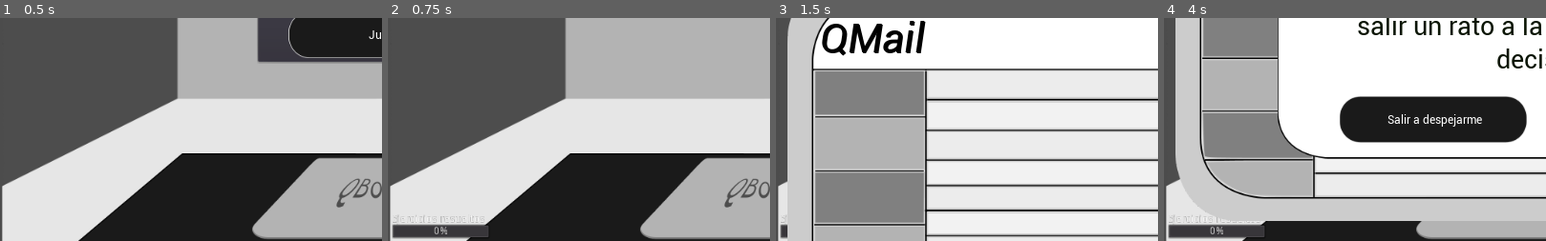
Above: before the commit, frames 1-4 (left to right).
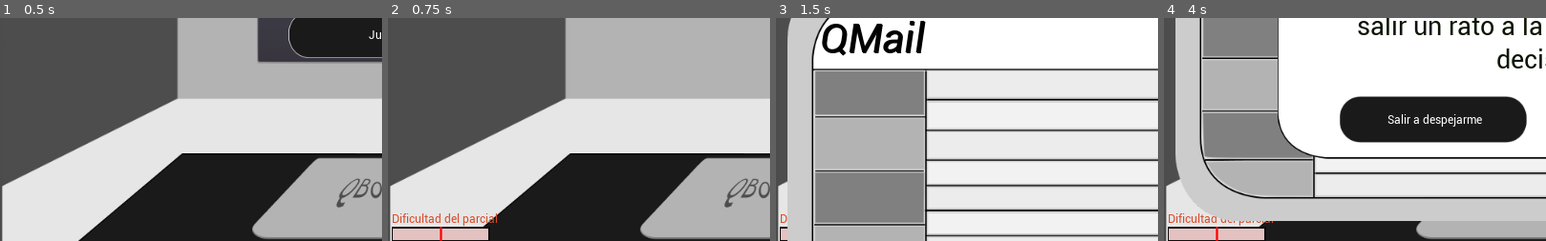
Above: after the commit, the same moments.

Repository: TraumaGames/StudentSimulator-TraumaGames
Game: Godot game, scene res://Main.tscn
Two runs of this game, one before a commit and one after it. Both use one fixed random seed, a clock stepped at 60 frames per second and the inputs below.
Inputs (mouse positions are % of the whole screen's width and height, from its top left):
- Up to frame 1 (0.5 s): no input
- Up to frame 2 (0.75 s): click "Jugar" at 0.5 s
- Up to frame 3 (1.5 s): click (50, 90) at 1.25 s
- Up to frame 4 (4 s): click "Seguir estudiando" at 2 s; hold Right (right) 2.78-3.53 s; tap Enter at 3.5 s; hold Down (down) from 3.53 s (still down)
The pictures show only the part of the screen within x 0-50%, y 50-100%; the shares and areas given below are measured in that part.

Frame 1 is identical in both runs. In frame 2, 2.4% of the frame differs, in the area x 1-29%, y 87-100%; in frame 3, 0.2%; in frame 4, 2.3%.

Commit message:
se pushea una barra  que determina la dificultad del parcial

Diff:
--- a/Entities/Card/Card.gd
+++ b/Entities/Card/Card.gd
@@ -24,13 +24,20 @@
 	buttonAccept.text = textAccept
 	buttonCancel.text = textCancel
 
+func random_int(Min, Max):
+	var value = randi() % (Max - Min + 1) + Min
+	return value
+
+func assoc(value:int):
+	return {3:value}
+
 func _on_Accept_pressed():
 	card_information.accept()
-	_on_select(card_information.stats_accept)
+	_on_select(assoc(random_int(card_information.rand_min_bad,card_information.stats_accept[3])))
 
 func _on_Cancel_pressed():
 	card_information.cancel()
-	_on_select(card_information.stats_cancel)
+	_on_select(assoc(random_int(card_information.rand_min_study,card_information.stats_cancel[3])))
 
 func _on_select(stats_select):
 	self.hide()
--- a/Entities/Card/CardInformation/CardInformation.gd
+++ b/Entities/Card/CardInformation/CardInformation.gd
@@ -12,6 +12,9 @@
 export var upper_stats: Dictionary = {}
 export var lower_stats: Dictionary = {}
 export var tags: Array = []
+export var rand_min_study: int
+export var rand_min_bad: int
+
 var next_card_index = -1
 
 func accept():
--- a/Entities/CardInformationManager/CardInformationManager.tscn
+++ b/Entities/CardInformationManager/CardInformationManager.tscn
@@ -14,13 +14,15 @@
 textAccept = "Salir a despejarme"
 textCancel = "Seguir estudiando"
 stats_accept = {
-3: 0
+3: 20
 }
 stats_cancel = {
-3: 50
+3: 30
 }
 next_card_index_accept = 1
 next_card_index_cancel = 2
+rand_min_study = 10
+rand_min_bad = 5
 
 [node name="CardInformation2" type="Node" parent="."]
 script = ExtResource( 3 )
@@ -28,13 +30,15 @@
 textAccept = "Irse de gira"
 textCancel = "Meterle al estudio"
 stats_accept = {
-3: 0
+3: 19
 }
 stats_cancel = {
-3: 75
+3: 7
 }
 next_card_index_accept = 3
 next_card_index_cancel = 4
+rand_min_study = 5
+rand_min_bad = 10
 
 [node name="CardInformation3" type="Node" parent="."]
 script = ExtResource( 3 )
@@ -42,13 +46,15 @@
 textAccept = "Irse de gira"
 textCancel = "Meterle al estudio"
 stats_accept = {
-3: 0
+3: 19
 }
 stats_cancel = {
-3: 25
+3: 13
 }
 next_card_index_accept = 3
 next_card_index_cancel = 4
+rand_min_study = 5
+rand_min_bad = 10
 
 [node name="CardInformation4" type="Node" parent="."]
 script = ExtResource( 3 )
@@ -57,24 +63,27 @@
 textCancel = "Estudiar hasta desfallecer"
 stats_accept = {
 2: -100,
-3: 0
+3: 23
 }
 stats_cancel = {
-3: 25
+3: 14
 }
 next_card_index_accept = -1
 next_card_index_cancel = -1
+rand_min_study = 7
+rand_min_bad = 12
 
 [node name="CardInformation5" type="Node" parent="."]
 script = ExtResource( 3 )
 text = "Ya practicaste 3 de 4 ejercicios, pero que tus amigos te insisten una vez más, ¿Cuál es tu decisión?"
-textAccept = "Ortivarte"
-textCancel = "Dártela en la pera"
+textAccept = "Dartela en la pera"
+textCancel = "Ortivarte"
 stats_accept = {
-3: 25
+3: 17
 }
 stats_cancel = {
-3: 0
+3: 9
 }
 next_card_index_accept = -1
 next_card_index_cancel = 3
+rand_min_bad = 6
--- a/Entities/MessageManager/MessageManager.gd
+++ b/Entities/MessageManager/MessageManager.gd
@@ -22,7 +22,7 @@
 		card.set_parent(self)
 
 func game_over_message(state):
-	if state["stats"][StatManager.Stats.EXERCISES] == 100:
+	if state["stats"][StatManager.Stats.EXERCISES] < 50:
 		return "easy"
 	else:
 		return "hard"
--- a/Entities/StatBar/StatBar.gd
+++ b/Entities/StatBar/StatBar.gd
@@ -20,7 +20,7 @@
 func _set_value(new_value: float):
 	value = new_value
 	if barName != null:
-		bar.value = value
+	  bar.value = value
 
 func _get_value():
 	return value
--- a/Entities/StatBar/StatBar.tscn
+++ b/Entities/StatBar/StatBar.tscn
@@ -1,6 +1,11 @@
-[gd_scene load_steps=2 format=2]
+[gd_scene load_steps=5 format=2]
 
 [ext_resource path="res://Entities/StatBar/StatBar.gd" type="Script" id=1]
+[ext_resource path="res://assets/fonts/Roboto-Regular.ttf" type="DynamicFontData" id=2]
+[ext_resource path="res://assets/art/line.svg" type="Texture" id=3]
+
+[sub_resource type="DynamicFont" id=1]
+font_data = ExtResource( 2 )
 
 [node name="StatBar" type="Control"]
 margin_right = 132.0
@@ -13,14 +18,36 @@
 [node name="BarName" type="Label" parent="."]
 margin_right = 40.0
 margin_bottom = 14.0
+custom_colors/font_color = Color( 0.85098, 0.290196, 0.160784, 1 )
+custom_fonts/font = SubResource( 1 )
+text = "holaa"
 __meta__ = {
 "_edit_use_anchors_": false
 }
 
 [node name="Bar" type="ProgressBar" parent="."]
-margin_top = 13.0
+margin_top = 20.8353
 margin_right = 132.0
-margin_bottom = 33.0
+margin_bottom = 40.8353
+percent_visible = false
 __meta__ = {
 "_edit_use_anchors_": false
 }
+
+[node name="TextureRect" type="TextureRect" parent="."]
+visible = false
+margin_left = 76.6117
+margin_top = 20.8941
+margin_right = 116.612
+margin_bottom = 60.8941
+texture = ExtResource( 3 )
+__meta__ = {
+"_edit_use_anchors_": false
+}
+
+[node name="TextureRect2" type="TextureRect" parent="."]
+margin_left = 45.8532
+margin_top = 20.7647
+margin_right = 85.8532
+margin_bottom = 60.7647
+texture = ExtResource( 3 )
--- a/Entities/StatBarsManager/StatBarsManager.gd
+++ b/Entities/StatBarsManager/StatBarsManager.gd
@@ -3,7 +3,7 @@
 
 onready var statBars = {
 #	"Salud": $HealthBar,
-	StatManager.Stats.EXERCISES: $ExercisesBar
+	StatManager.Stats.EXERCISES: $HealthBar
 	}
 
 
--- a/Entities/StatBarsManager/StatBarsManager.tscn
+++ b/Entities/StatBarsManager/StatBarsManager.tscn
@@ -11,12 +11,11 @@
 }
 
 [node name="HealthBar" parent="." instance=ExtResource( 2 )]
-visible = false
 theme = ExtResource( 3 )
-bar_name = "Salud"
-value = 50.0
+bar_name = "Dificultad del parcial"
 
 [node name="ExercisesBar" parent="." instance=ExtResource( 2 )]
+visible = false
 margin_top = 4.0
 margin_bottom = 18.0
-bar_name = "Ejercicios resueltos"
+bar_name = "Dificultad del parcial"
--- a/Entities/StatBarsManager/health_theme.tres
+++ b/Entities/StatBarsManager/health_theme.tres
@@ -1,7 +1,7 @@
 [gd_resource type="Theme" load_steps=3 format=2]
 
 [sub_resource type="StyleBoxFlat" id=1]
-bg_color = Color( 0.466667, 0.0980392, 0.0980392, 1 )
+bg_color = Color( 0.894118, 0.760784, 0.760784, 1 )
 border_width_left = 2
 border_width_top = 2
 border_width_right = 2
@@ -9,7 +9,7 @@
 border_color = Color( 0.0666667, 0.0470588, 0.0470588, 1 )
 
 [sub_resource type="StyleBoxFlat" id=2]
-bg_color = Color( 0.235294, 0.529412, 0.243137, 1 )
+bg_color = Color( 0.858824, 0.831373, 0.133333, 1 )
 border_width_left = 2
 border_width_top = 2
 border_width_right = 1
--- a/Main.tscn
+++ b/Main.tscn
@@ -79,10 +79,6 @@
 margin_bottom = 57.785
 
 [node name="OpenedQbook" parent="." instance=ExtResource( 14 )]
-margin_left = -497.23
-margin_top = 302.353
-margin_right = 501.77
-margin_bottom = 857.353
 
 [node name="InitSound" type="AudioStreamPlayer" parent="."]
 stream = ExtResource( 2 )
--- /dev/null
+++ b/assets/art/line.svg
@@ -0,0 +1,3 @@
+<svg height="30" width="30">
+  <line x1="20" y1="0" x2="20" y2="20" style="stroke:rgb(255,0,0);stroke-width:3" />
+</svg>
Not shown, added: assets/art/line.svg.import
